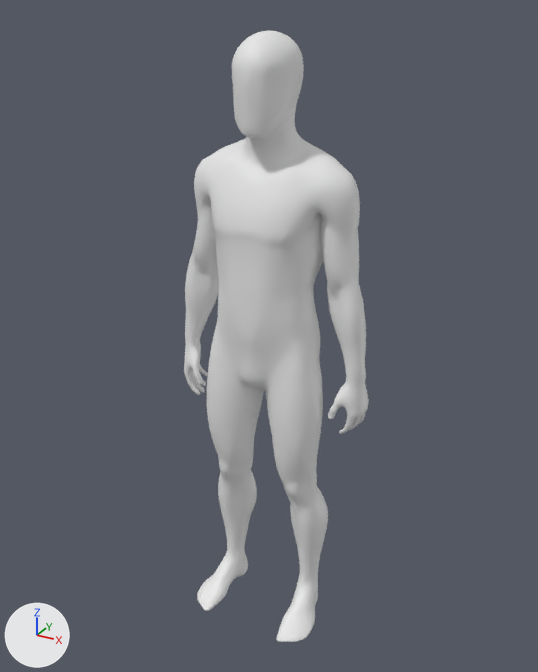
Two versions of the FBX model Mannequin/Blender/Mannequin_Static.FBX, one commit apart.
Rendered twice from a 50 mm lens placed at (0.94, -1.716, 1.786), pointed at (-0.002, -0.005, 0.93). Lighting does not change. The marker at lower left points along +X, +Y and +Z. Where no turn or scale is listed for an object, it has been applied to the vertices.

Names of what the first picture shows: 'Mannequin_Static'.
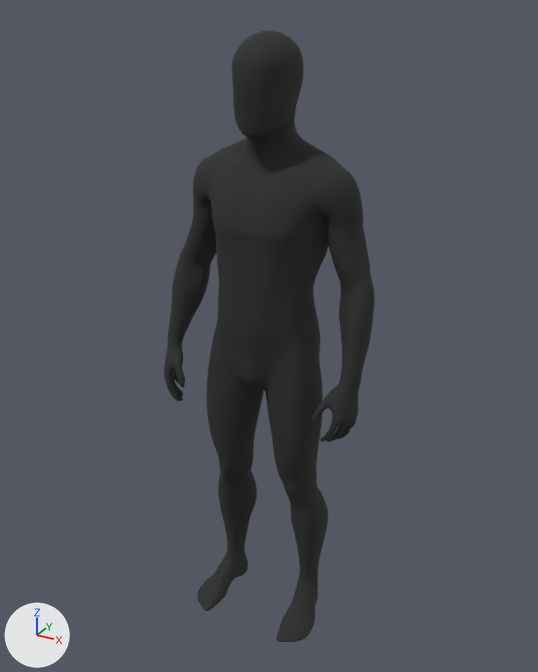
What differs and where, as boxes [x1, y1, x2, y2] in the pictures (538 x 672 px; the box of a moved part takes in the faces that stretch with it):
'Mannequin_Static', reshaped (14% wider)
    before: [184, 30, 369, 642]
    after: [164, 30, 375, 642]
part 1 of me_mannequin_static, moved or reshaped
    before: [184, 139, 369, 434]
    after: [164, 140, 375, 442]
part 2 of me_mannequin_static, recoloured (white to black)
    both: [196, 30, 353, 642]

The change in detail:
Material 'Mi_Mannequin' (mat_mi_mannequin) is new.
Its base color is (0.0216, 0.0216, 0.0216) (black #282828).
Its roughness is 0.9.
me_mannequin_static is used by ob_mannequin_static; location (0.0, 0.0, 0.0).
me_mannequin_static had 17853 vertices, 35702 faces and spanned x -0.3..0.3, y -0.19..0.12, z 0.0..1.74.
me_mannequin_static now has 17853 vertices, 35702 faces and spans x -0.31..0.31, y -0.19..0.12, z 0.0..1.74.
me_mannequin_static part 1: 251 vertices moved within x -0.28..0.28, y -0.07..0.09, z 0.91..1.45; 7081 vertices removed from x -0.3..0.3, y -0.11..0.12, z 0.68..1.48; 7081 vertices added at x -0.31..0.31, y -0.15..0.12, z 0.71..1.48.
me_mannequin_static part 2: 19815 faces spanning x -0.28..0.28, y -0.19..0.12, z 0.0..1.74 switch from mat_m_mannequin (white #e7e7e7) to mat_mi_mannequin (black #282828).
